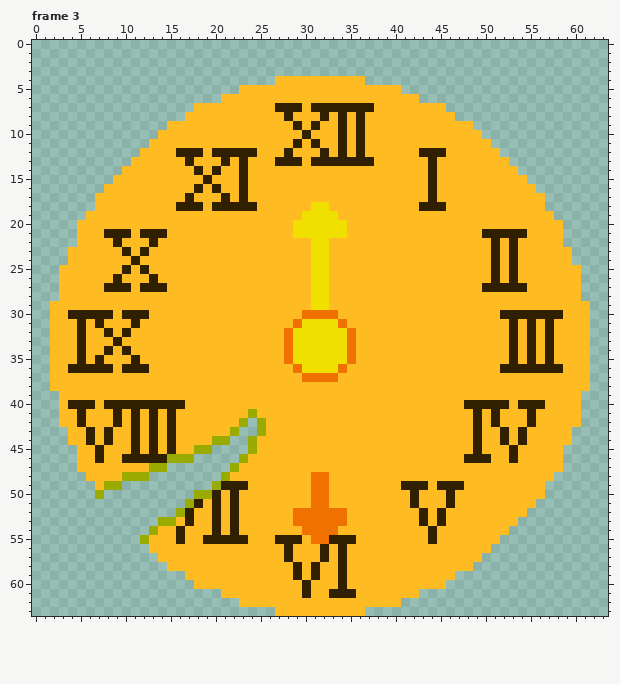
One commit to this pixel-art file: images/enemies/fragment/open.ase. That is the earlier state.
64x64 pixels, 7 frames. Shown: frame 3. The commit also changed other frames, which this record leaves out.
Now the later version:
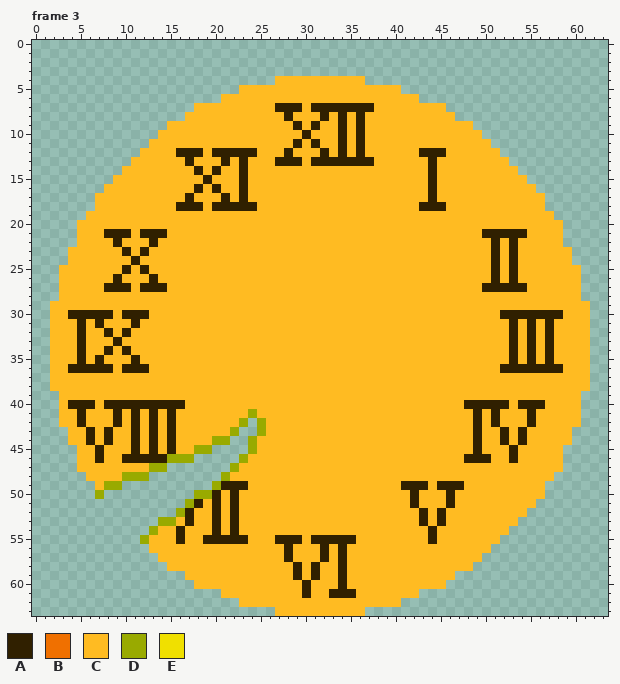
Palette (. is transparent): A #302000  B #f07000  C #ffbb22  D #99aa00  E #f0e000
The edit:
Frame 3:
Colour B gives way to colour A in row 55 at x 31 to 32.
Colour B gives way to colour C in row 30 at x 30 to 33; in row 31 at x 29 and 34; in rows 32 to 35 at x 28 and 35; in row 36 at x 29 and 34; in row 37 at x 30 to 33; in rows 48 to 51 at x 31 to 32.
Colour B gives way to colour C in rows 52 to 53 at x 29 to 34; in row 54 at x 30 to 33.
Colour E gives way to colour C in row 18 at x 31 to 32; in row 19 at x 30 to 33; in rows 20 to 21 at x 29 to 34; in rows 22 to 29 at x 31 to 32; in row 31 at x 30 to 33; in rows 32 to 35 at x 29 to 34.
Colour E gives way to colour C in row 36 at x 30 to 33.
Boxes around the changes in both pictures, in picture pixels (x1, y1, x2, y2):
changed: (284, 202, 356, 382)
changed: (293, 472, 347, 544)
